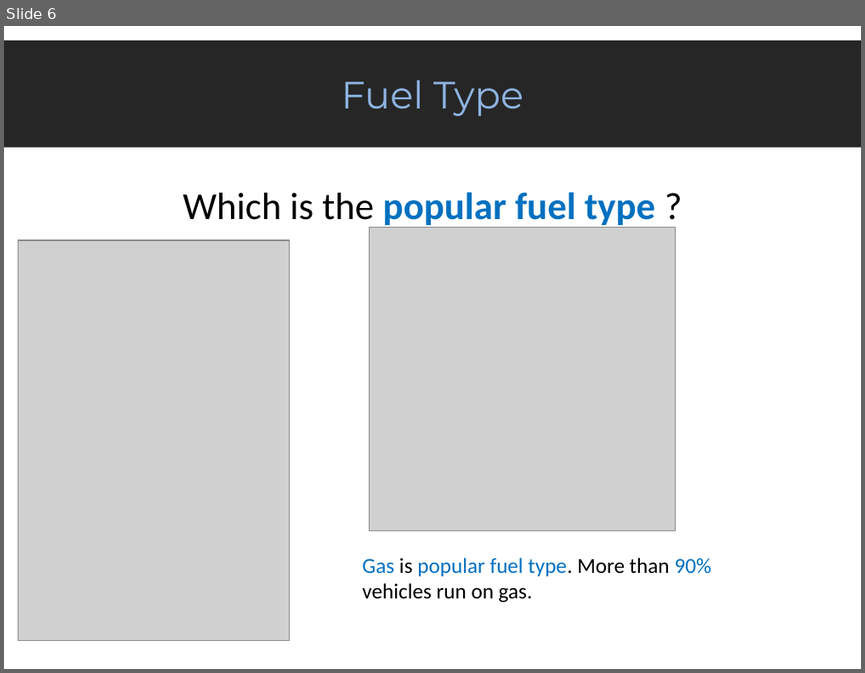
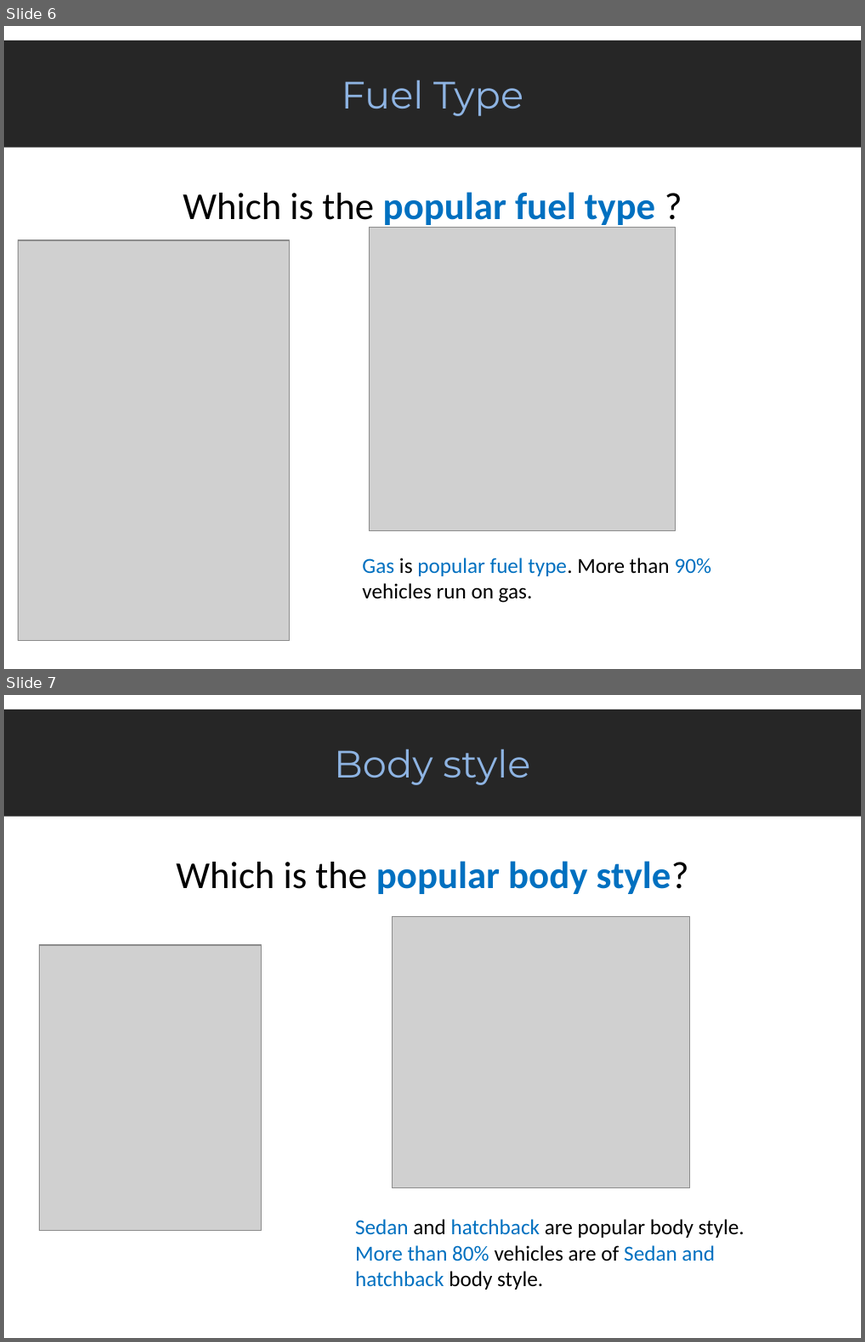
Before and after one commit to praneetrane/EDA_Automobile-data, a slide deck: EDA_Automobile_Data.pptx. Shown one above the other, each under a label of ours: slide 6 before the commit, slides 6 and 7 after it. The pictures are 865x673 and 865x1342 pixels, drawn with LibreOffice and Linux fonts; fonts in the diff are those of the drawing; grey boxes stand for pictures. Boxes give left, top, right and bottom in pixels: in the first picture for what was removed or moved away, otherwise in the second. Text is boxed around its words. In the diff, an @@ line names an element or a change of style, - is before the commit and + after.

```diff
--- a/EDA_Automobile_Data.pptx
+++ b/EDA_Automobile_Data.pptx
@@ slide 7 added at (x1=4, y1=695, x2=861, y2=1338), background #FFFFFF @@
@@ rectangle added at (x1=4, y1=709, x2=861, y2=817), fill #262626, 32 pt, text #8EB4E3 @@
+Body style
@@ text added at (x1=176, y1=861, x2=689, y2=894), 32 pt, text #0070C0, bold @@
+Which is the popular body style?
@@ picture added at (x1=392, y1=917, x2=689, y2=1188) @@
@@ picture added at (x1=40, y1=945, x2=261, y2=1231) @@
@@ text added at (x1=355, y1=1219, x2=744, y2=1289), 18 pt, text #000000 @@
+Sedan and hatchback are popular body style.
+More than 80% vehicles are of Sedan and hatchback body style.
```
Also in this commit, not shown: 1 slide changed, 9 other slides added.
